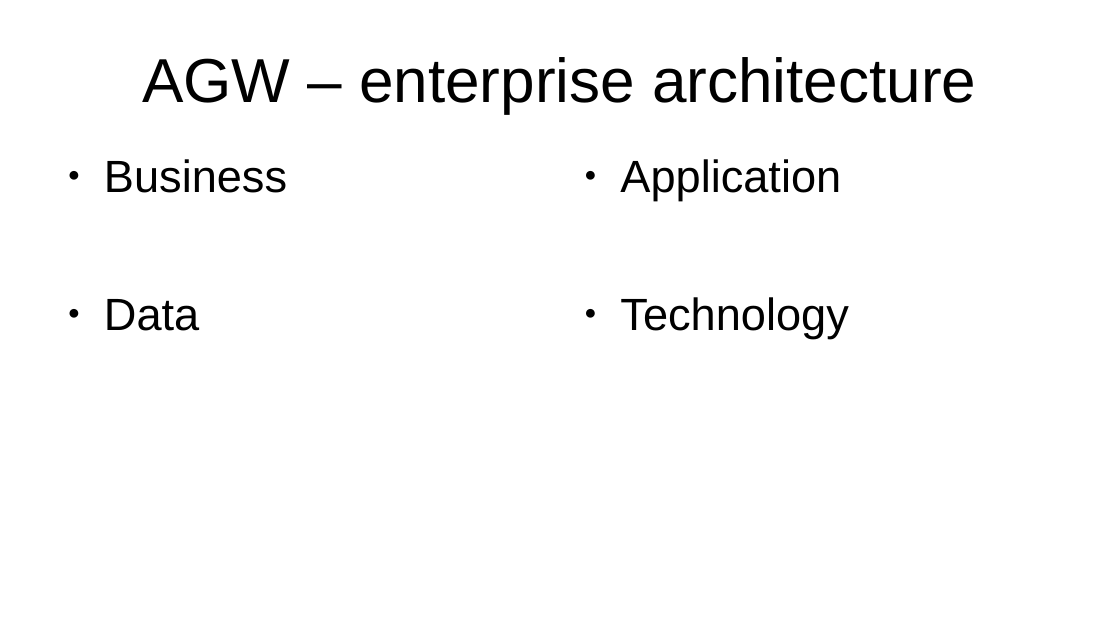
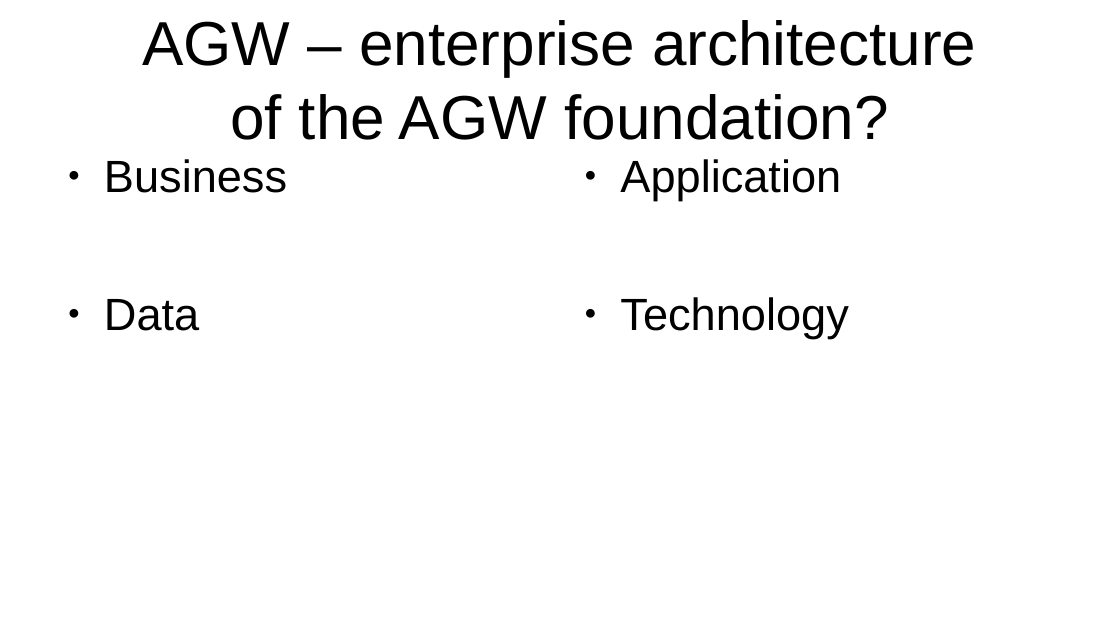
Before and after one commit to YorkEarwaker/Climate-Model, a slide deck: slide 16 of ppm/anthropogenic-global-warming-context.odp. Drawn at 1120x630 pixels with LibreOffice and Linux fonts; fonts in the diff are those of the drawing. Boxes give left, top, right and bottom in pixels: in the first picture for what was removed or moved away, otherwise in the second. Text is boxed around its words. In the diff, an @@ line names an element or a change of style, - is before the commit and + after.

```diff
--- a/ppm/anthropogenic-global-warming-context.odp
+++ b/ppm/anthropogenic-global-warming-context.odp
@@ title at box(142, 20, 976, 140): text changed @@
-AGW – enterprise architecture
+AGW – enterprise architecture
+of the AGW foundation?
```
Also in this commit, not shown: 4 other slides changed, 2 slides added.
